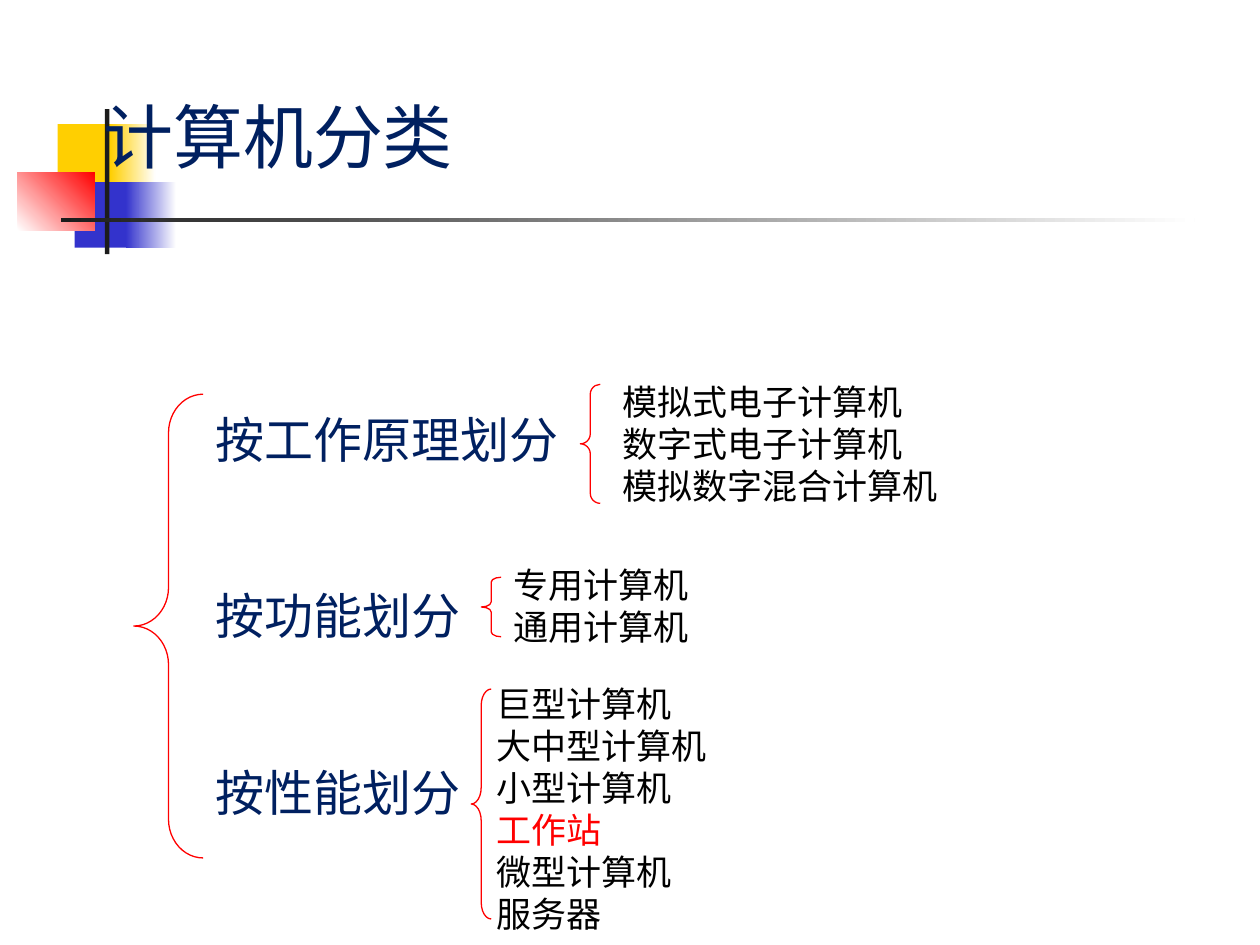
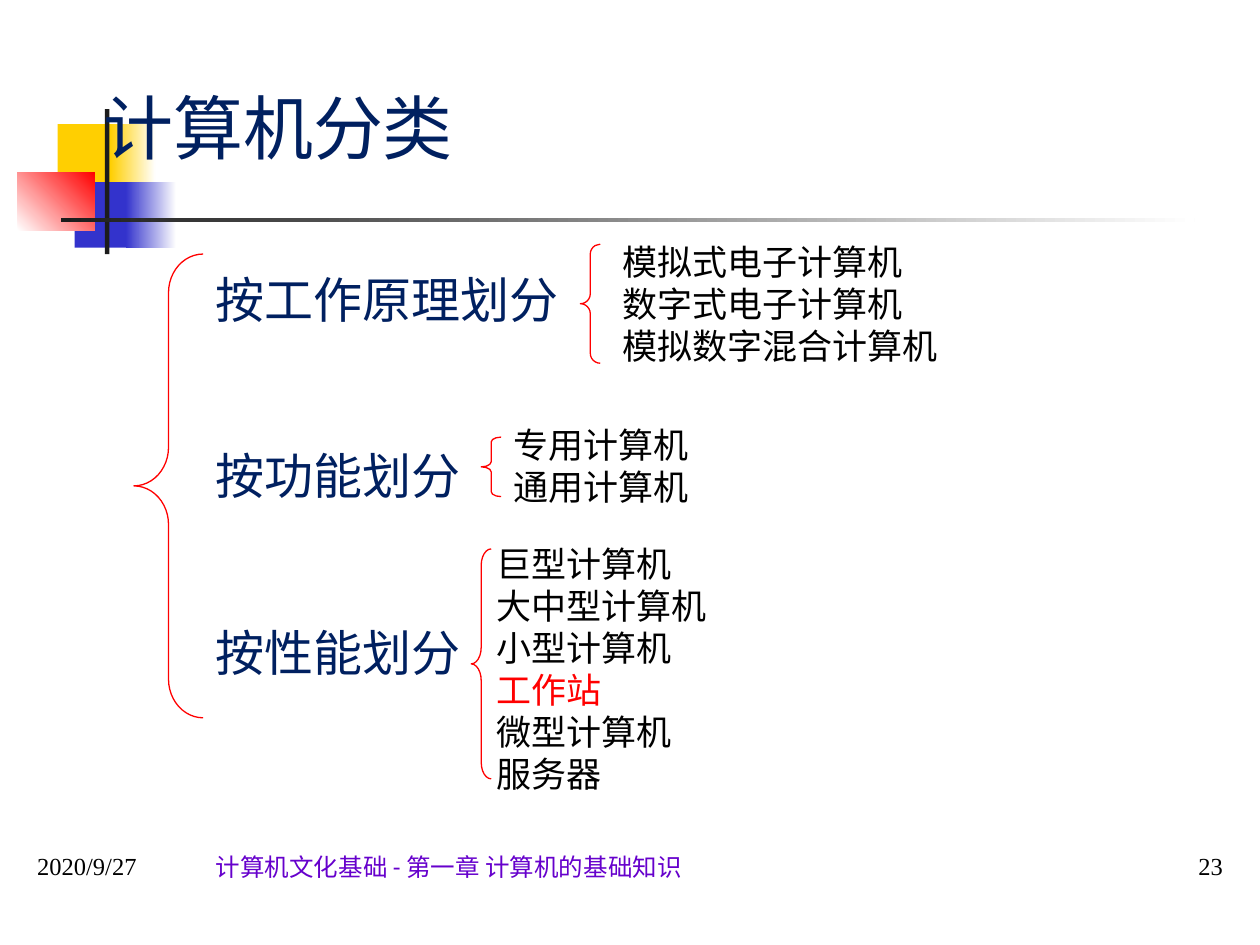
Before and after one commit to sans123wx/class, a slide deck: slide 23 of 计算机应用基础/第1章计算机基础/第1.1章 计算机概述.pptx. Drawn at 1260x945 pixels with LibreOffice and Linux fonts; fonts in the diff are those of the drawing. Boxes give left, top, right and bottom in pixels: in the first picture for what was removed or moved away, otherwise in the second. Text is boxed around its words. In the diff, an @@ line names an element or a change of style, - is before the commit and + after.

```diff
--- a/计算机应用基础/第1章计算机基础/第1.1章 计算机概述.pptx
+++ b/计算机应用基础/第1章计算机基础/第1.1章 计算机概述.pptx
@@ title "计算机分类": place and size @@
-title "计算机分类" at (103,104,453,181)
+title "计算机分类" at (103,95,453,171)
@@ 4 texts, 4 left braces: place and size @@
-4 texts, 4 left braces at (134,384,938,930)
+4 texts, 4 left braces at (134,244,938,790)
@@ text added at (37,858,136,876), 14 pt, text #000000 @@
+2020/9/27
@@ text added at (216,855,681,878), 14 pt, text #6600CC @@
+计算机文化基础 - 第一章 计算机的基础知识
@@ page number added at (1198,858,1223,876), 14 pt, text #000000 @@
+23
```
Also in this commit, not shown: 4 other files.
